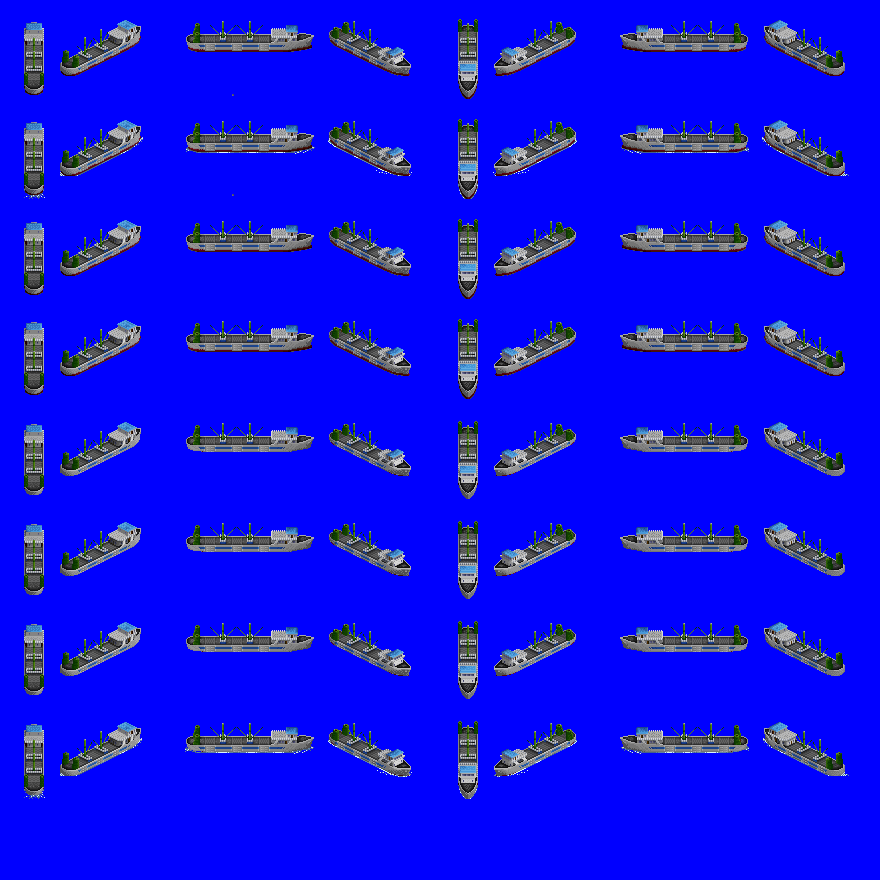
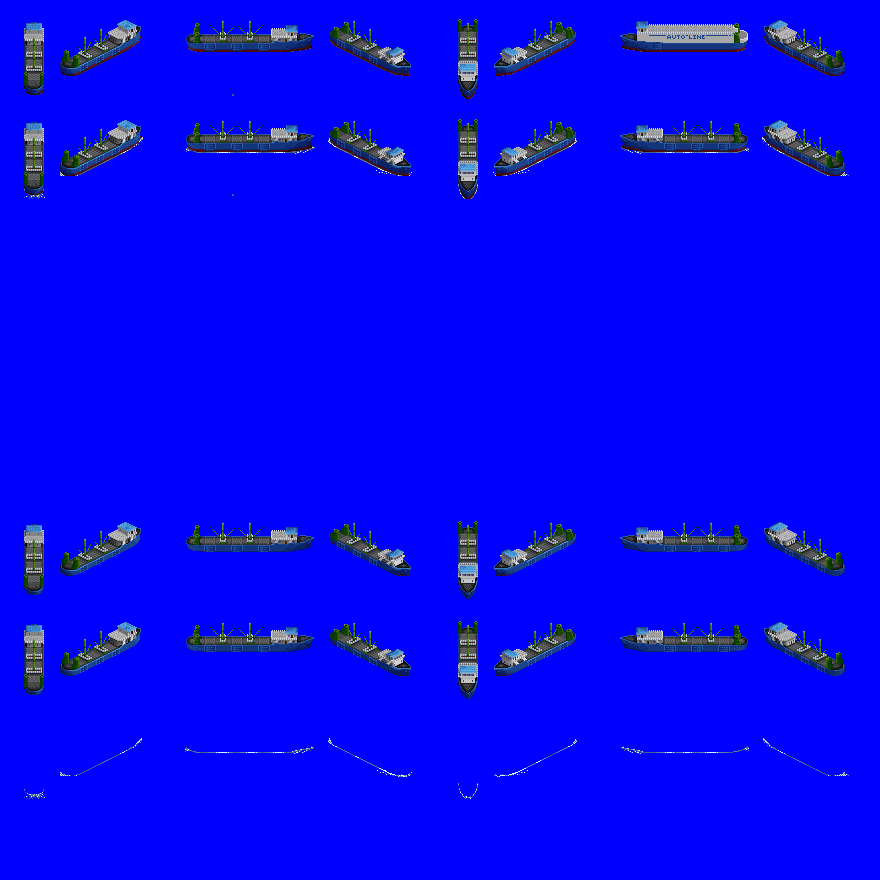
The second 880x880 image is a revision of the first. Changes to its layers:
hid "helsinki" over box(24, 20, 845, 799)
added layer "car carrier" above "connor" over box(24, 20, 845, 699)
